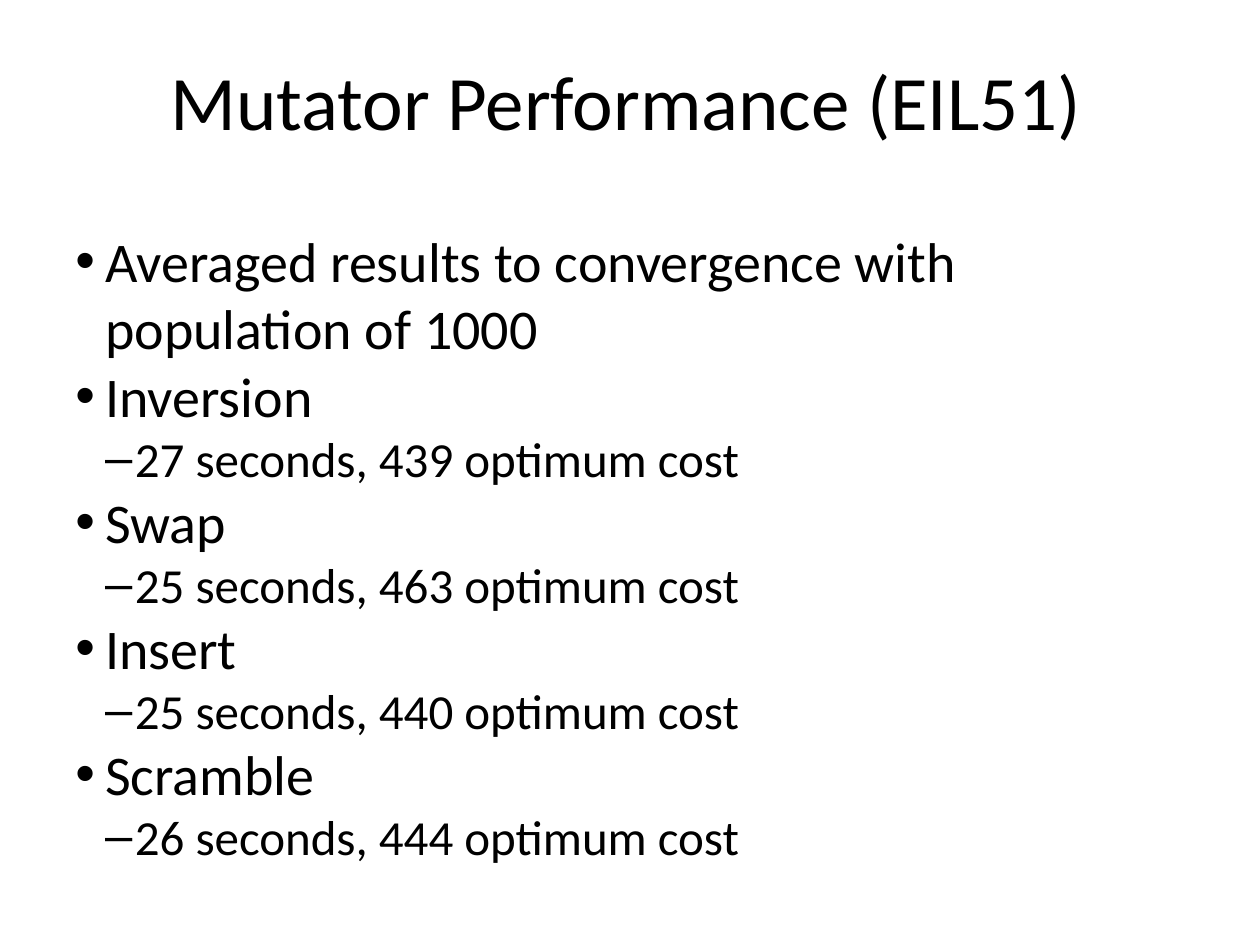
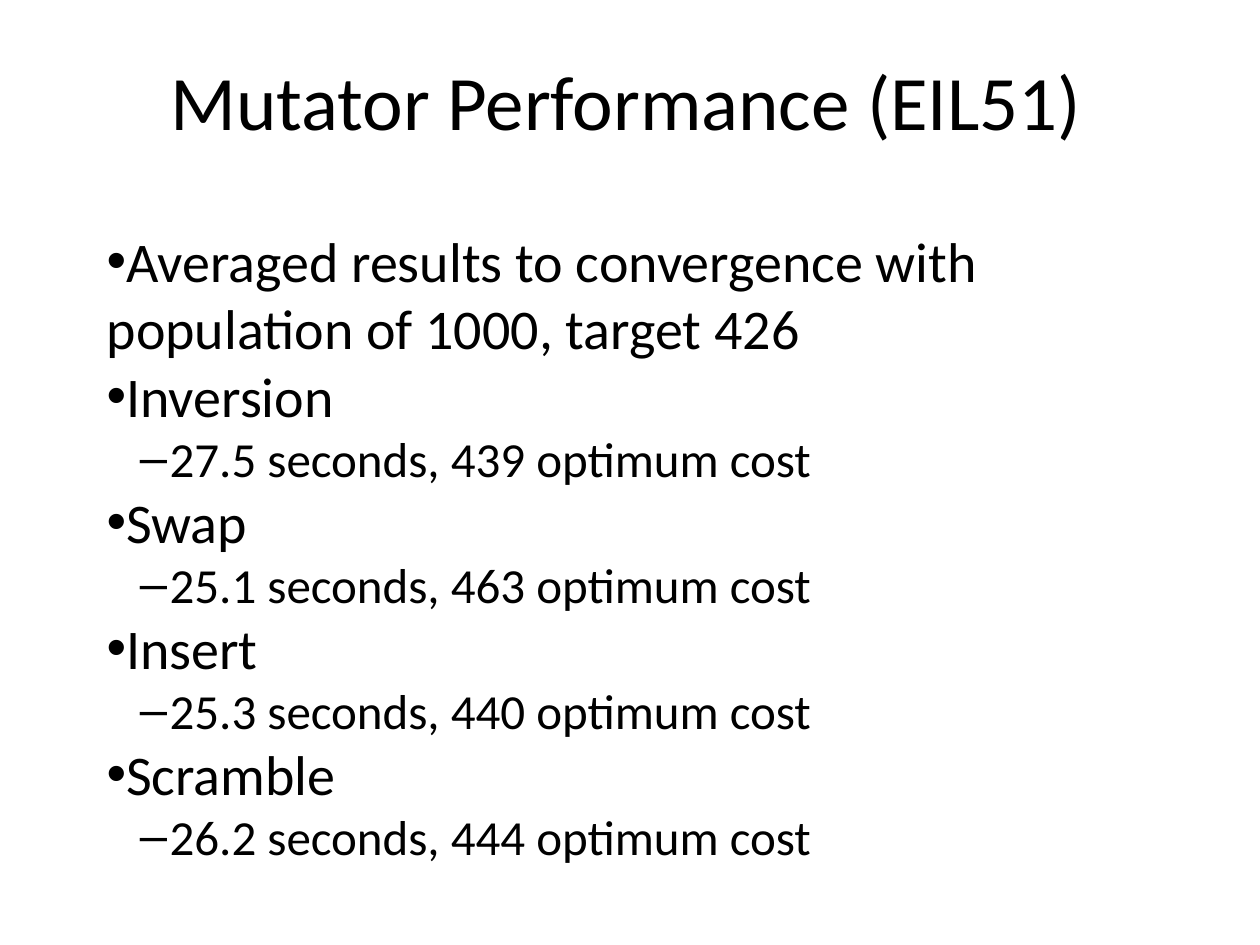
Before and after one commit to sresny/2014s2-EvolComp-assign1, a slide deck: slide 11 of Travelling Salesman Problem.pptx (slide 10 before the commit). Drawn at 1260x945 pixels with LibreOffice and Linux fonts; fonts in the diff are those of the drawing; background and template pictures are left out. Boxes give left, top, right and bottom in pixels: in the first picture for what was removed or moved away, otherwise in the second. Text is boxed around its words. In the diff, an @@ line names an element or a change of style, - is before the commit and + after.

Commit message:
Updated presentation slides with today's changes

```diff
--- a/Travelling Salesman Problem.pptx
+++ b/Travelling Salesman Problem.pptx
@@ text at bbox=[107, 243, 977, 359]: text changed @@
-• Averaged results to convergence with population of 1000
+• Averaged results to convergence with population of 1000, target 426
@@ text at bbox=[170, 443, 811, 485]: text changed @@
-  – 27 seconds, 439 optimum cost
+  – 27.5 seconds, 439 optimum cost
@@ text at bbox=[170, 569, 811, 611]: text changed @@
-  – 25 seconds, 463 optimum cost
+  – 25.1 seconds, 463 optimum cost
@@ text at bbox=[170, 695, 811, 737]: text changed @@
-  – 25 seconds, 440 optimum cost
+  – 25.3 seconds, 440 optimum cost
@@ text at bbox=[170, 821, 811, 863]: text changed @@
-  – 26 seconds, 444 optimum cost
+  – 26.2 seconds, 444 optimum cost
```
Also in this commit, not shown: 5 other slides changed, 1 slide added, 1 slide removed.
